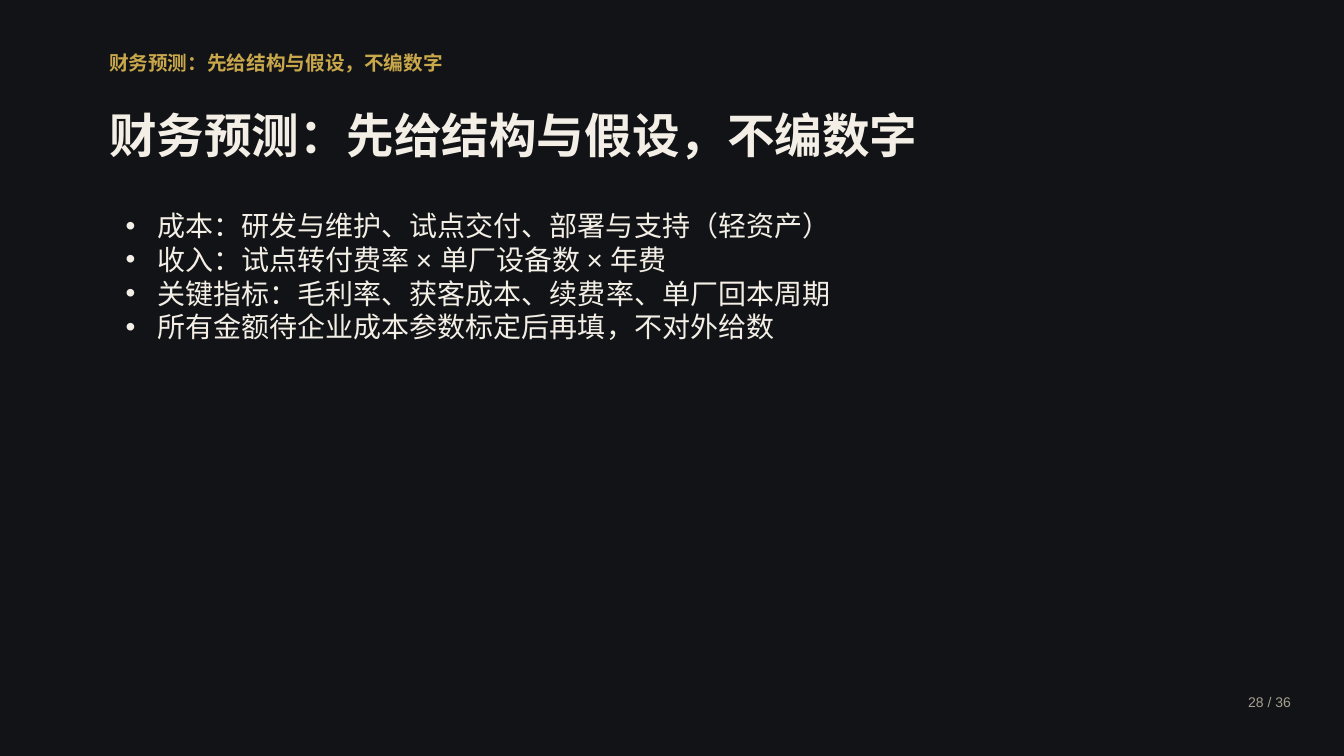
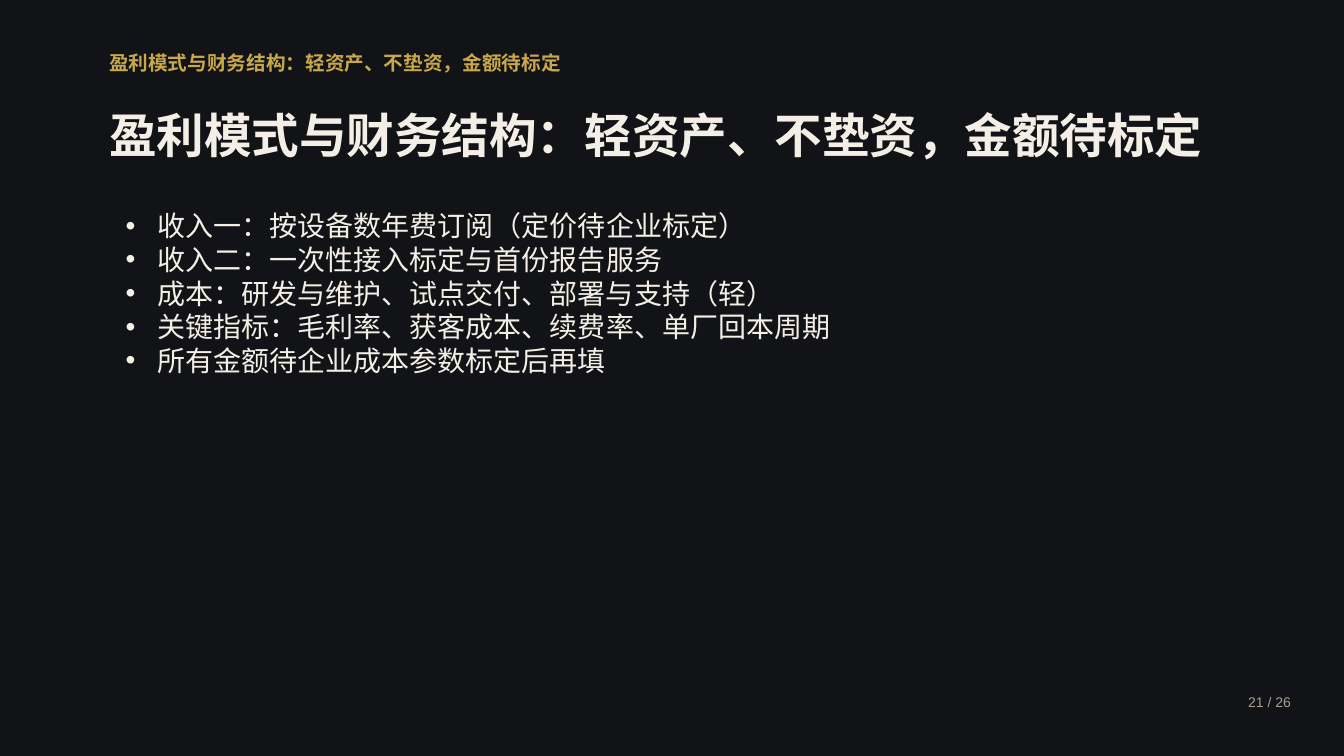
Before and after one commit to by739yang/BEWG_PdM, a slide deck: slide 25 of deliverables/ppt/澜脉_商业计划书.pptx (slide 38 before the commit). Drawn at 1344x756 pixels with LibreOffice and Linux fonts; fonts in the diff are those of the drawing. Boxes give left, top, right and bottom in pixels: in the first picture for what was removed or moved away, otherwise in the second. Text is boxed around its words. In the diff, an @@ line names an element or a change of style, - is before the commit and + after.

```diff
--- a/deliverables/ppt/澜脉_商业计划书.pptx
+++ b/deliverables/ppt/澜脉_商业计划书.pptx
@@ text at [109,53,561,73]: text changed @@
-财务预测：先给结构与假设，不编数字
+盈利模式与财务结构：轻资产、不垫资，金额待标定
@@ text at [109,112,1202,160]: text changed @@
-财务预测：先给结构与假设，不编数字
+盈利模式与财务结构：轻资产、不垫资，金额待标定
@@ text at [157,212,774,307]: text changed @@
-• 成本：研发与维护、试点交付、部署与支持（轻资产）
-• 收入：试点转付费率 × 单厂设备数 × 年费
+• 收入一：按设备数年费订阅（定价待企业标定）
+• 收入二：一次性接入标定与首份报告服务
+• 成本：研发与维护、试点交付、部署与支持（轻）
@@ text at [157,347,606,374]: text changed @@
-• 所有金额待企业成本参数标定后再填，不对外给数
+• 所有金额待企业成本参数标定后再填
@@ text at [1248,697,1291,707]: text changed @@
-28 / 36
+21 / 26
```
Also in this commit, not shown: 28 other slides changed, 18 slides removed, 5 other files.
